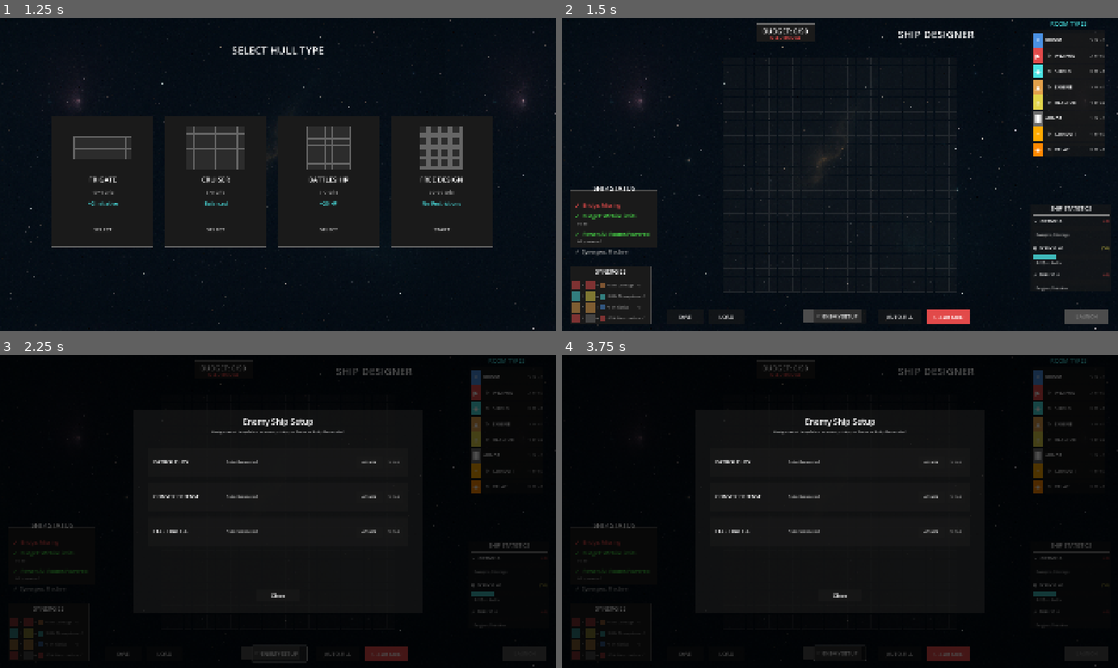
Above: before the commit, frames 1-4 (two rows, left to right).
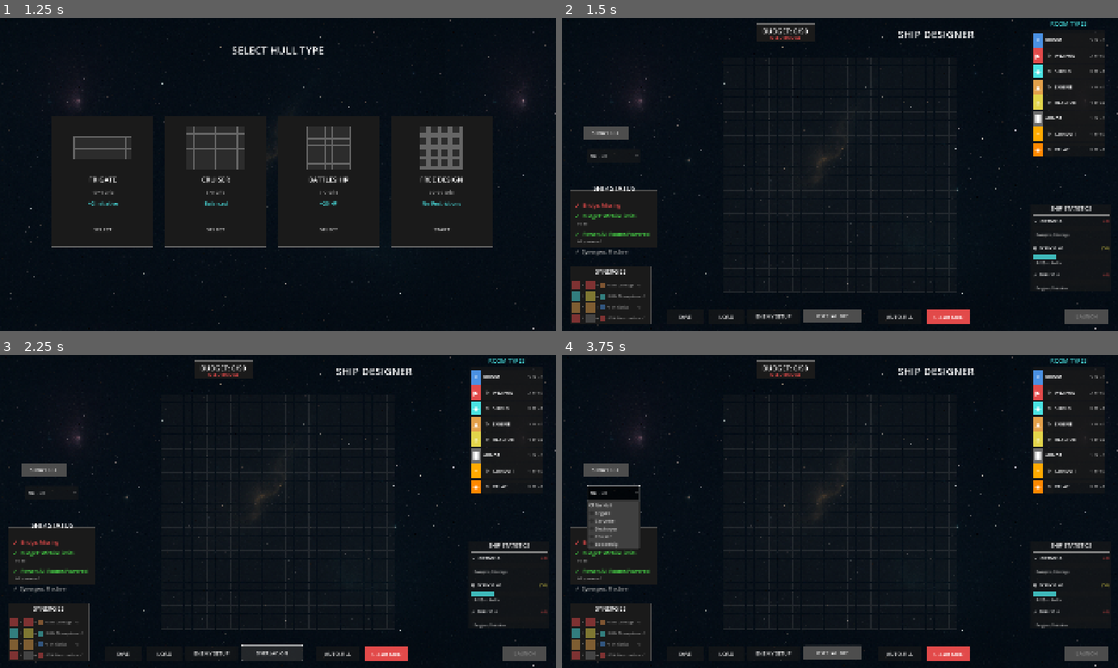
Above: after the commit, the same moments.

Repository: cautiouskurns/Startship-Designer
Game: Godot game, scene res://scenes/mission/MissionSelect.tscn
Same seed, same stepped clock (60 frames per second), same inputs: the game is played once before the commit and once after it. Sound files missing from this copy of the repository are replaced by a short silence.
Inputs (mouse positions are in pixels of both pictures, inside the frame that each line leads up to):
- Up to frame 1 (1.25 s): click "PATROL DUTY" at 0.5 s
- Up to frame 2 (1.5 s): click "START" at 1.25 s
- Up to frame 3 (2.25 s): click "OVERLAY: OFF" at 2 s
- Up to frame 4 (3.75 s): click "OVERLAY: OFF" (after the commit: "OVERLAY: ON") at 2.75 s; click (612, 492) at 3.5 s, where only the run after the commit has a clickable "No Hull"

Frame 1 is identical in both runs. In frame 2, 0.8% of the frame differs, in the area x 3-54%, y 34-98%; in frame 3, 6.6%; in frame 4, 8.2%, in the area x 0-100%, y 0-100%.

Commit message:
feat: Add hull overlay functionality with dropdown selection and rendering

Diff:
--- a/scenes/designer/ShipDesigner.tscn
+++ b/scenes/designer/ShipDesigner.tscn
@@ -126,6 +126,33 @@
 theme_override_styles/normal = SubResource("StyleBoxFlat_overlay_off")
 text = "OVERLAY: OFF"
 
+[node name="HullTypeDropdown" type="OptionButton" parent="."]
+layout_mode = 1
+anchors_preset = 1
+anchor_left = 1.0
+anchor_right = 1.0
+offset_left = -1832.0
+offset_top = 451.0
+offset_right = -1652.0
+offset_bottom = 501.0
+grow_horizontal = 0
+theme_override_font_sizes/font_size = 16
+
+[node name="HullOverlayToggle" type="Button" parent="."]
+layout_mode = 1
+anchors_preset = 1
+anchor_left = 1.0
+anchor_right = 1.0
+offset_left = -1847.0
+offset_top = 371.0
+offset_right = -1692.0
+offset_bottom = 421.0
+grow_horizontal = 0
+theme_override_colors/font_color = Color(1, 1, 1, 1)
+theme_override_font_sizes/font_size = 16
+theme_override_styles/normal = SubResource("StyleBoxFlat_overlay_off")
+text = "SHOW HULL"
+
 [node name="ShipStatsPanel" parent="." instance=ExtResource("7_ship_stats")]
 layout_mode = 0
 offset_left = 1618.0
@@ -211,9 +238,9 @@
 anchor_top = 1.0
 anchor_right = 0.5
 anchor_bottom = 1.0
-offset_left = -90.0
+offset_left = -320.0
 offset_top = -75.0
-offset_right = 90.0
+offset_right = -140.0
 offset_bottom = -25.0
 grow_horizontal = 2
 grow_vertical = 0
@@ -270,24 +297,9 @@
 
 [node name="TemplateNameDialog" parent="." instance=ExtResource("5_template_name")]
 layout_mode = 1
-anchors_preset = 15
-anchor_right = 1.0
-anchor_bottom = 1.0
-grow_horizontal = 2
-grow_vertical = 2
 
 [node name="TemplateListPanel" parent="." instance=ExtResource("6_template_list")]
 layout_mode = 1
-anchors_preset = 15
-anchor_right = 1.0
-anchor_bottom = 1.0
-grow_horizontal = 2
-grow_vertical = 2
 
 [node name="EnemySetupPanel" parent="." instance=ExtResource("9_enemy_setup")]
 layout_mode = 1
-anchors_preset = 15
-anchor_right = 1.0
-anchor_bottom = 1.0
-grow_horizontal = 2
-grow_vertical = 2
--- /dev/null
+++ b/scripts/data/HullData.gd
@@ -0,0 +1,140 @@
+class_name HullData
+
+## Hull type enumeration for visual overlay templates
+enum HullType {
+	NONE,        # No hull overlay
+	FRIGATE,     # ~120 tiles, compact pointed bow
+	CORVETTE,    # ~80 tiles, small angular
+	DESTROYER,   # ~180 tiles, long narrow
+	CRUISER,     # ~280 tiles, balanced wide midsection
+	BATTLESHIP   # ~400 tiles, large blocky imposing
+}
+
+## Hull display labels
+static var labels = {
+	HullType.NONE: "No Hull",
+	HullType.FRIGATE: "Frigate",
+	HullType.CORVETTE: "Corvette",
+	HullType.DESTROYER: "Destroyer",
+	HullType.CRUISER: "Cruiser",
+	HullType.BATTLESHIP: "Battleship"
+}
+
+## Hull shapes defined as tile coordinate arrays
+## Each shape is an array of [x, y] tile positions
+## Shapes are centered on a 30×30 grid (default FREE DESIGN grid size)
+## These are simple geometric forms that can be refined later
+static var shapes = {
+	HullType.NONE: [],
+	HullType.FRIGATE: _generate_frigate_shape(),
+	HullType.CORVETTE: _generate_corvette_shape(),
+	HullType.DESTROYER: _generate_destroyer_shape(),
+	HullType.CRUISER: _generate_cruiser_shape(),
+	HullType.BATTLESHIP: _generate_battleship_shape()
+}
+
+## Visual properties for hull overlay rendering
+static var overlay_config = {
+	"fill_color": Color(0.29, 0.89, 0.89, 0.15),     # Light cyan at 15% opacity (subtle)
+	"border_color": Color(0.29, 0.89, 0.89, 0.4),    # Light cyan at 40% opacity (visible but subtle)
+	"border_width": 2                                 # 2px border line
+}
+
+## Get label for a hull type
+static func get_label(hull_type: HullType) -> String:
+	return labels.get(hull_type, "Unknown")
+
+## Get shape (array of tile positions) for a hull type
+static func get_shape(hull_type: HullType) -> Array:
+	return shapes.get(hull_type, [])
+
+## Generate Frigate shape (~120 tiles, arrow/wedge with pointed bow)
+## Compact design pointing RIGHT (→) for combat orientation
+static func _generate_frigate_shape() -> Array:
+	var shape = []
+	var center_x = 15
+	var center_y = 15
+
+	# Arrow shape pointing right: wide back → narrow tip
+	# Approximate 12 wide × 10 tall = 120 tiles
+	for y in range(-5, 5):  # 10 rows tall
+		var row_width = 12 - abs(y)  # Tapers from 12 to 7 tiles wide
+		var start_x = -6
+		var end_x = start_x + row_width
+		for x in range(start_x, end_x):
+			shape.append([center_x + x, center_y + y])
+
+	return shape
+
+## Generate Corvette shape (~80 tiles, compact diamond)
+## Small angular diamond pointing RIGHT (→)
+static func _generate_corvette_shape() -> Array:
+	var shape = []
+	var center_x = 15
+	var center_y = 15
+
+	# Diamond shape: 10 wide × 8 tall = ~80 tiles
+	for y in range(-4, 4):  # 8 rows tall
+		var row_width = 10 - abs(y) * 2  # Tapers from 10 to 2 tiles
+		var start_x = -5 + abs(y)
+		var end_x = start_x + row_width
+		for x in range(start_x, end_x):
+			shape.append([center_x + x, center_y + y])
+
+	return shape
+
+## Generate Destroyer shape (~180 tiles, long narrow)
+## Elongated rectangle pointing RIGHT (→)
+static func _generate_destroyer_shape() -> Array:
+	var shape = []
+	var center_x = 15
+	var center_y = 15
+
+	# Long narrow shape: 18 wide × 10 tall = 180 tiles
+	for y in range(-5, 5):  # 10 rows tall
+		for x in range(-9, 9):  # 18 columns wide
+			shape.append([center_x + x, center_y + y])
+
+	return shape
+
+## Generate Cruiser shape (~280 tiles, balanced wide midsection)
+## Oval with bulge in middle pointing RIGHT (→)
+static func _generate_cruiser_shape() -> Array:
+	var shape = []
+	var center_x = 15
+	var center_y = 15
+
+	# Oval shape: varies width by row, ~14 wide × 20 tall = ~280 tiles
+	for y in range(-10, 10):  # 20 rows tall
+		# Ellipse formula: width varies based on distance from center
+		var normalized_y = abs(y) / 10.0  # 0.0 at center, 1.0 at edges
+		var row_width = int(14.0 * (1.0 - normalized_y * normalized_y))  # Quadratic taper
+		if row_width < 4:
+			row_width = 4  # Minimum width
+		var start_x = -row_width / 2
+		var end_x = start_x + row_width
+		for x in range(start_x, end_x):
+			shape.append([center_x + x, center_y + y])
+
+	return shape
+
+## Generate Battleship shape (~400 tiles, large blocky H-shape)
+## Imposing rectangular form with extensions pointing RIGHT (→)
+static func _generate_battleship_shape() -> Array:
+	var shape = []
+	var center_x = 15
+	var center_y = 15
+
+	# H-shape (blocky): main body + top/bottom extensions
+	# Main body: 20 wide × 20 tall = 400 tiles
+	for y in range(-10, 10):  # 20 rows tall
+		# Full width (20) in center 10 rows, narrower (12) at top/bottom
+		var row_width = 20
+		if abs(y) > 5:  # Outer rows
+			row_width = 12
+		var start_x = -row_width / 2
+		var end_x = start_x + row_width
+		for x in range(start_x, end_x):
+			shape.append([center_x + x, center_y + y])
+
+	return shape
--- a/scripts/designer/ShipDesigner.gd
+++ b/scripts/designer/ShipDesigner.gd
@@ -101,6 +101,12 @@
 var power_overlay_enabled: bool = false
 @onready var power_overlay_button: Button = $PowerOverlayButton
 
+## Hull overlay state
+var current_hull_type: HullData.HullType = HullData.HullType.NONE
+var hull_overlay_visible: bool = false
+@onready var hull_type_dropdown: OptionButton = $HullTypeDropdown
+@onready var hull_overlay_toggle: Button = $HullOverlayToggle
+
 func _ready():
 	# Load mission budget from GameState
 	max_budget = GameState.get_mission_budget(GameState.current_mission)
@@ -151,6 +157,13 @@
 	power_overlay_button.pressed.connect(_on_power_overlay_toggled)
 	power_overlay_button.mouse_entered.connect(_on_button_hover_start.bind(power_overlay_button))
 	power_overlay_button.mouse_exited.connect(_on_button_hover_end.bind(power_overlay_button))
+
+	# Initialize hull overlay controls
+	_initialize_hull_overlay_controls()
+	hull_type_dropdown.item_selected.connect(_on_hull_type_selected)
+	hull_overlay_toggle.pressed.connect(_on_hull_overlay_toggled)
+	hull_overlay_toggle.mouse_entered.connect(_on_button_hover_start.bind(hull_overlay_toggle))
+	hull_overlay_toggle.mouse_exited.connect(_on_button_hover_end.bind(hull_overlay_toggle))
 
 	# Connect room palette signals
 	room_palette.room_type_selected.connect(_on_room_type_selected)
@@ -1726,3 +1739,56 @@
 	AudioManager.play_button_click()
 
 	enemy_setup_panel.show_panel()
+
+## Initialize hull overlay dropdown with all hull types
+func _initialize_hull_overlay_controls():
+	# Clear existing items
+	hull_type_dropdown.clear()
+
+	# Add all hull types to dropdown
+	for hull_type in [HullData.HullType.NONE, HullData.HullType.FRIGATE, HullData.HullType.CORVETTE,
+					  HullData.HullType.DESTROYER, HullData.HullType.CRUISER, HullData.HullType.BATTLESHIP]:
+		hull_type_dropdown.add_item(HullData.get_label(hull_type))
+
+	# Set default to NONE
+	hull_type_dropdown.selected = 0
+	current_hull_type = HullData.HullType.NONE
+
+## Handle hull type dropdown selection
+func _on_hull_type_selected(index: int):
+	# Map dropdown index to HullType enum
+	current_hull_type = index as HullData.HullType
+
+	# Play button click sound
+	AudioManager.play_button_click()
+
+	# Update hull overlay if visible
+	if hull_overlay_visible:
+		var hull_shape = HullData.get_shape(current_hull_type)
+		ship_grid.draw_hull_overlay(hull_shape)
+
+## Handle hull overlay toggle button
+func _on_hull_overlay_toggled():
+	hull_overlay_visible = !hull_overlay_visible
+
+	# Play button click sound
+	AudioManager.play_button_click()
+
+	# Update button appearance and text
+	if hull_overlay_visible:
+		hull_overlay_toggle.text = "HIDE HULL"
+		hull_overlay_toggle.add_theme_stylebox_override("normal", get_theme_stylebox("normal", "Button").duplicate())
+		var style = hull_overlay_toggle.get_theme_stylebox("normal")
+		if style is StyleBoxFlat:
+			style.bg_color = Color(0.29, 0.89, 0.89)  # Cyan to match hull color
+		# Show hull overlay
+		var hull_shape = HullData.get_shape(current_hull_type)
+		ship_grid.draw_hull_overlay(hull_shape)
+	else:
+		hull_overlay_toggle.text = "SHOW HULL"
+		hull_overlay_toggle.add_theme_stylebox_override("normal", get_theme_stylebox("normal", "Button").duplicate())
+		var style = hull_overlay_toggle.get_theme_stylebox("normal")
+		if style is StyleBoxFlat:
+			style.bg_color = Color(0.3, 0.3, 0.3)  # Gray (off state)
+		# Clear hull overlay
+		ship_grid.clear_hull_overlay()
--- a/scripts/designer/ShipGrid.gd
+++ b/scripts/designer/ShipGrid.gd
@@ -24,6 +24,9 @@
 
 ## Feature 2.3: Routing lines container (created dynamically)
 var routing_lines_container: Node2D = null
+
+## Hull overlay container (rendered under grid tiles)
+var hull_overlay_container: Node2D = null
 
 ## Preload GridTile scene
 var grid_tile_scene = preload("res://scenes/components/GridTile.tscn")
@@ -65,6 +68,15 @@
 		routing_lines_container.name = "RoutingLinesContainer"
 		routing_lines_container.z_index = 0  # Same level as coverage circles (visible above grid)
 		add_child(routing_lines_container)
+
+	# Create hull overlay container if it doesn't exist
+	if not hull_overlay_container:
+		hull_overlay_container = Node2D.new()
+		hull_overlay_container.name = "HullOverlayContainer"
+		hull_overlay_container.z_index = 0  # Same as grid, but render first (behind tiles and components)
+		add_child(hull_overlay_container)
+		# Move to first position to render behind everything else
+		move_child(hull_overlay_container, 0)
 
 	grid_initialized = true
 	_create_grid()
@@ -359,3 +371,61 @@
 		return
 	for child in routing_lines_container.get_children():
 		child.queue_free()
+
+## Draw hull overlay from hull shape (array of tile positions)
+## Renders semi-transparent outline behind placed components
+func draw_hull_overlay(hull_shape: Array):
+	# Clear existing overlay
+	clear_hull_overlay()
+
+	# Skip if shape is empty (NONE hull type)
+	if hull_shape.is_empty():
+		return
+
+	# Get visual config from HullData
+	var fill_color = HullData.overlay_config["fill_color"]
+	var border_color = HullData.overlay_config["border_color"]
+	var border_width = HullData.overlay_config["border_width"]
+
+	# Create individual tile rectangles for each position in hull shape
+	var tiles_drawn = 0
+	for tile_pos in hull_shape:
+		var tile_x = tile_pos[0]
+		var tile_y = tile_pos[1]
+
+		# Check if tile position is within grid bounds
+		if tile_x < 0 or tile_x >= GRID_WIDTH or tile_y < 0 or tile_y >= GRID_HEIGHT:
+			continue
+
+		var tile_center = get_tile_center(tile_x, tile_y)
+		var half_size = TILE_SIZE / 2.0
+
+		# Create filled rectangle for this tile
+		var tile_rect = Polygon2D.new()
+		var rect_points = PackedVector2Array([
+			tile_center + Vector2(-half_size, -half_size),  # Top-left
+			tile_center + Vector2(half_size, -half_size),   # Top-right
+			tile_center + Vector2(half_size, half_size),    # Bottom-right
+			tile_center + Vector2(-half_size, half_size)    # Bottom-left
+		])
+		tile_rect.polygon = rect_points
+		tile_rect.color = fill_color
+		hull_overlay_container.add_child(tile_rect)
+
+		# Create border for this tile
+		var tile_border = Line2D.new()
+		tile_border.default_color = border_color
+		tile_border.width = border_width
+		tile_border.closed = true
+		for point in rect_points:
+			tile_border.add_point(point)
+		hull_overlay_container.add_child(tile_border)
+
+		tiles_drawn += 1
+
+## Clear hull overlay display
+func clear_hull_overlay():
+	if not hull_overlay_container:
+		return
+	for child in hull_overlay_container.get_children():
+		child.queue_free()
Not shown, added: scripts/data/HullData.gd.uid
